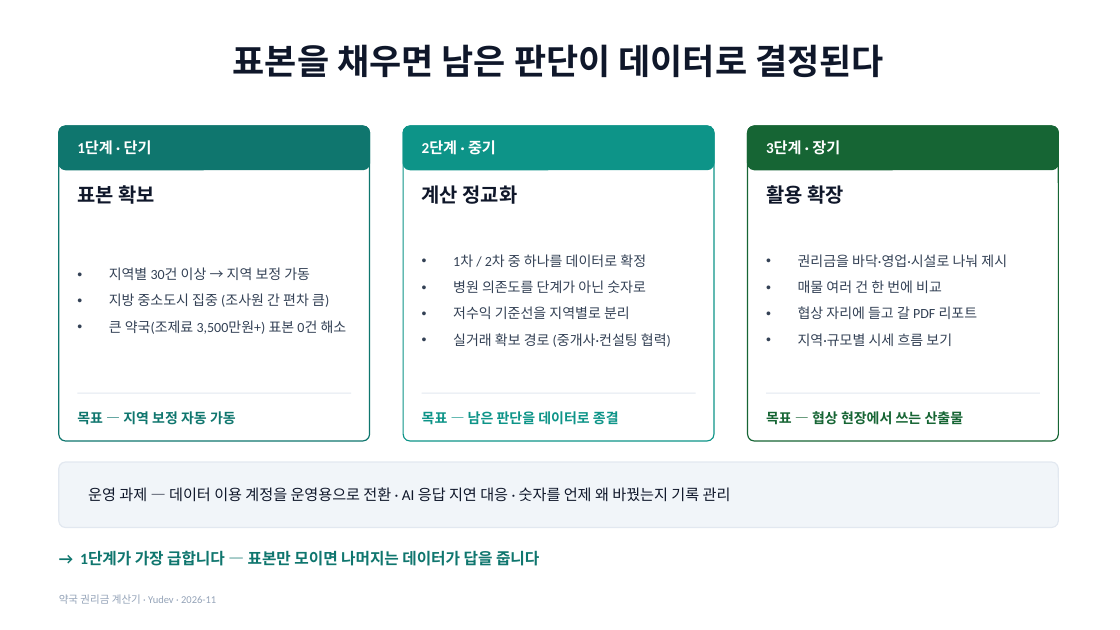
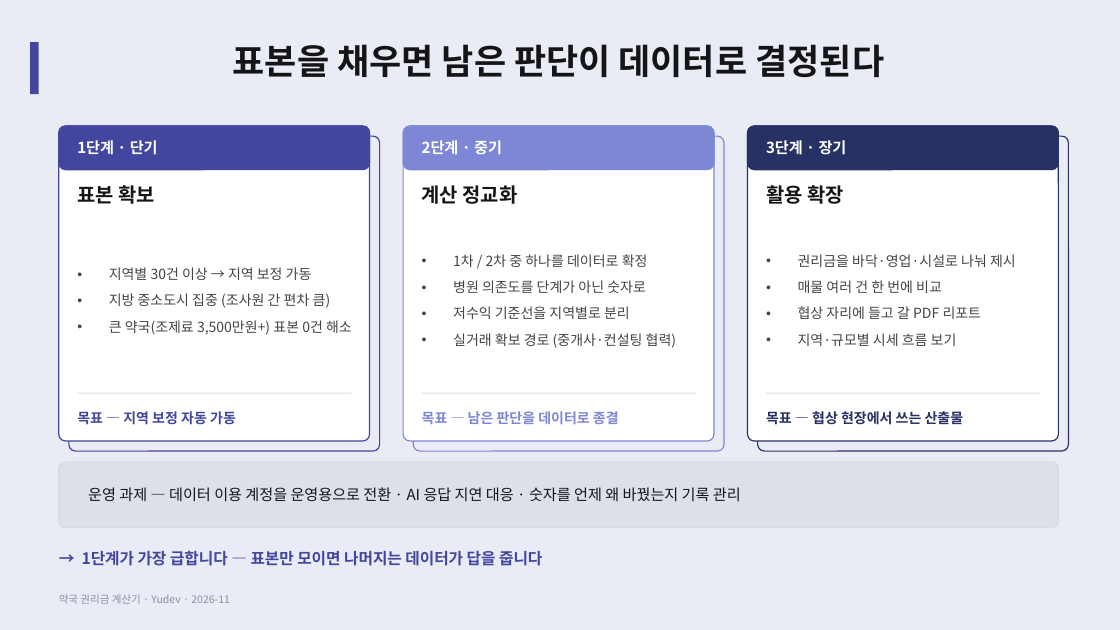
Before and after one commit to YUSEONCHUN/calculating, a slide deck: slide 25 of doc/slides/권리금계산기_프로젝트.pptx. Drawn at 1120x630 pixels with LibreOffice and Linux fonts; fonts in the diff are those of the drawing. Boxes give left, top, right and bottom in pixels: in the first picture for what was removed or moved away, otherwise in the second. Text is boxed around its words. In the diff, an @@ line names an element or a change of style, - is before the commit and + after.

```diff
--- a/doc/slides/권리금계산기_프로젝트.pptx
+++ b/doc/slides/권리금계산기_프로젝트.pptx
@@ background #FFFFFF to #E9ECF4 @@
@@ rectangle added at (30, 42, 39, 94), fill #42469F @@
@@ title "표본을 채우면 남은 판단이 데이터로 ..." at (233, 44, 884, 77): font Cambria to Noto Sans CJK KR, text colour #0F172A to #151517 @@
@@ rounded rectangle at (59, 126, 370, 170): fill #0F766E to #42469F; outline #0F766E 1 pt to #42469F 1 pt @@
@@ rounded rectangle added at (59, 126, 370, 441), fill #FFFFFF, outline #42469F 1 pt @@
@@ rounded rectangle: place and size @@
-rounded rectangle at (59, 126, 370, 441)
+rounded rectangle at (69, 136, 380, 451)
@@ rounded rectangle at (69, 136, 380, 451): fill #FFFFFF to #E9ECF4; outline #0F766E 1 pt to #42469F 1 pt @@
@@ rounded rectangle at (403, 126, 714, 441): outline #0D9488 1 pt to #7E86D6 1 pt @@
@@ rounded rectangle at (403, 126, 714, 170): fill #0D9488 to #7E86D6; outline #0D9488 1 pt to #7E86D6 1 pt @@
@@ rounded rectangle added at (413, 136, 724, 451), fill #E9ECF4, outline #7E86D6 1 pt @@
@@ rounded rectangle at (748, 126, 1059, 441): outline #166534 1 pt to #273164 1 pt @@
@@ rounded rectangle at (748, 126, 1059, 170): fill #166534 to #273164; outline #166534 1 pt to #273164 1 pt @@
@@ rounded rectangle added at (758, 136, 1069, 451), fill #E9ECF4, outline #273164 1 pt @@
@@ font Calibri to Noto Sans CJK KR in 3 elements at (77, 140, 158, 155), (422, 140, 502, 155), (766, 140, 847, 155) @@
@@ font Calibri to Noto Sans CJK KR, text colour #334155 to #444444 in 3 elements at (109, 267, 352, 335), (453, 254, 676, 348), (798, 254, 1016, 346) @@
@@ text "목표 — 지역 보정 자동 ..." at (77, 411, 236, 425): font Calibri to Noto Sans CJK KR, text colour #0F766E to #42469F @@
@@ text "목표 — 남은 판단을 데이터로 ..." at (422, 411, 619, 424): font Calibri to Noto Sans CJK KR, text colour #0D9488 to #7E86D6 @@
@@ text "목표 — 협상 현장에서 쓰는 ..." at (766, 411, 964, 425): font Calibri to Noto Sans CJK KR, text colour #166534 to #273164 @@
@@ rounded rectangle at (59, 462, 1059, 528): fill #F1F5F9 to #DCE0E9; outline #E2E8F0 1 pt to #D6DAE5 1 pt @@
@@ font Calibri to Noto Sans CJK KR, text colour #0F172A to #151517 in 4 elements at (77, 185, 155, 204), (422, 185, 518, 204), (766, 185, 844, 204), (88, 487, 741, 502) @@
@@ text "→ 1단계가 가장 급합니다 — ..." at (82, 550, 542, 566): font Calibri to Noto Sans CJK KR, text colour #0F766E to #42469F @@
@@ text "약국 권리금 계산기 · Yudev ..." at (59, 594, 230, 604): font Calibri to Noto Sans CJK KR, text colour #94A3B8 to #8A90A8 @@
```
Also in this commit, not shown: 26 other slides changed, 4 other files.
